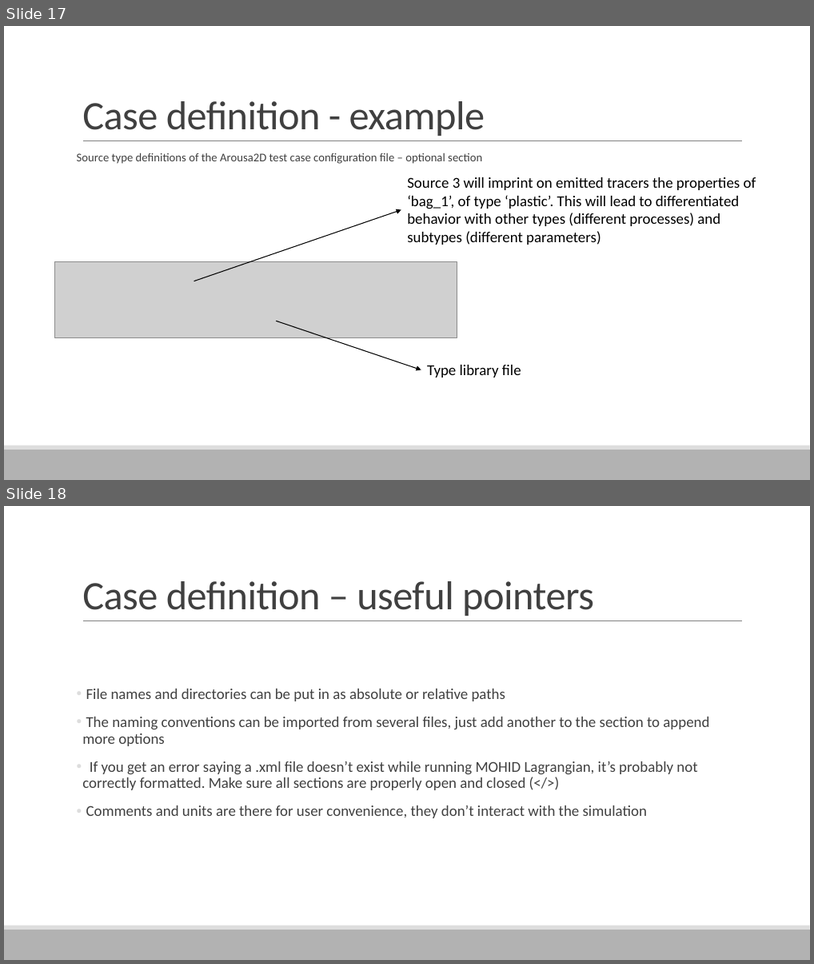
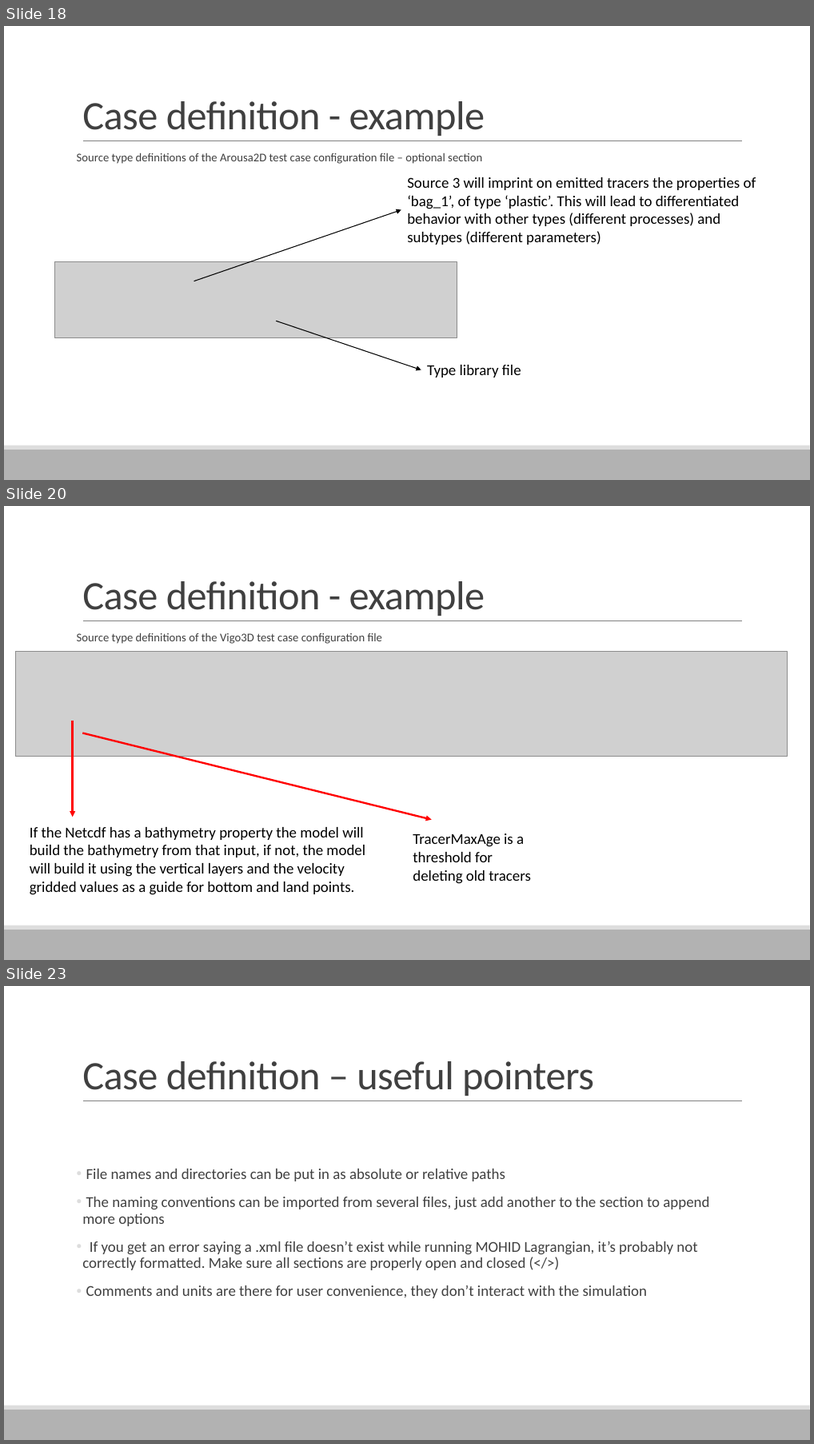
Before and after one commit to Mohid-Water-Modelling-System/MOHID-Lagrangian, a slide deck: docs/UsingMOHIDLagrangian.pptx. Shown one above the other, each under a label of ours: slides 17 and 18 before the commit, slides 18, 20 and 23 after it; the slides between them are not shown. The pictures are 814x964 and 814x1444 pixels, drawn with LibreOffice and Linux fonts; fonts in the diff are those of the drawing; grey boxes stand for pictures. Boxes give left, top, right and bottom in pixels: in the first picture for what was removed or moved away, otherwise in the second. Text is boxed around its words. In the diff, an @@ line names an element or a change of style, - is before the commit and + after.

Commit message:
Deleted unnecessary variable in WQ tracers. Added example for detritus with resuspension
Also updated documentation

```diff
--- a/docs/UsingMOHIDLagrangian.pptx
+++ b/docs/UsingMOHIDLagrangian.pptx
@@ slide 20 added at [4,506,810,960], background #FFFFFF; not listed: 3 template elements that a slide beside it also shows @@
@@ title added at [82,581,485,616], 48 pt, text #404040 @@
+Case definition - example
@@ text added at [77,632,382,644], 14 pt, text #404040 @@
+Source type definitions of the Vigo3D test case configuration file
@@ picture added at [15,651,787,756] @@
@@ arrow added from (72, 720) to (72, 817), #FF0000 2.25 pt @@
@@ arrow added from (82, 733) to (432, 820), #FF0000 2.25 pt @@
@@ text added at [30,827,366,895], 18 pt, text #000000 @@
+If the Netcdf has a bathymetry property the model will build the bathymetry from that input, if not, the model will build it using the vertical layers and the velocity gridded values as a guide for bottom and land points.
@@ text added at [413,833,531,884], 18 pt, text #000000 @@
+TracerMaxAge is a threshold for deleting old tracers
@@ what was slide 17 is now slide 18 @@
@@ what was slide 18 is now slide 23 @@
```
Also in this commit, not shown: 4 other slides added, 6 other files.
